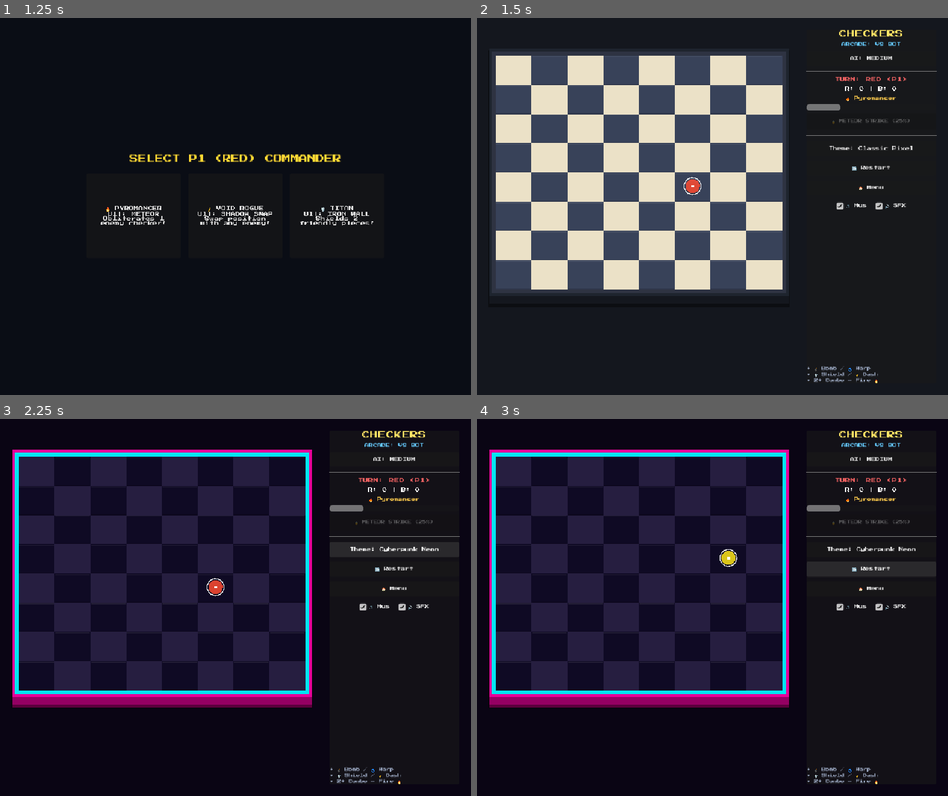
Above: before the commit, frames 1-4 (two rows, left to right).
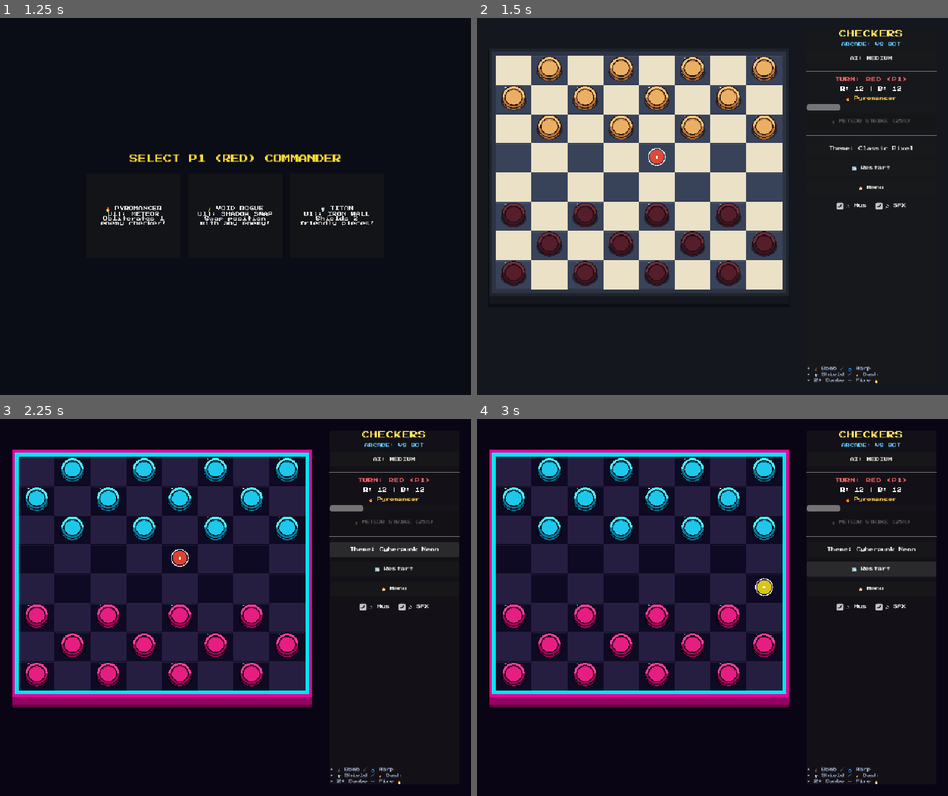
Above: after the commit, the same moments.

Repository: sylasjr/arcade-battle-checkers
Game: Godot game, scene res://scenes/Main.tscn
The game is run twice, just before and just after one commit, with the same random seed, the same clock (stepped at 60 frames per second) and the same inputs.
Inputs:
- Up to frame 1 (1.25 s): click "⚔️ VS BOT (Arcade)" at 0.5 s
- Up to frame 2 (1.5 s): click "🔥 PYROMANCER Ult: METEOR Obli…" at 1.25 s
- Up to frame 3 (2.25 s): click "Theme: Classic Pixel" at 2 s
- Up to frame 4 (3 s): click "🔄 Restart" at 2.75 s

Frame 1 is identical in both runs. In frame 2, 7.1% of the frame differs, in the area x 5-90%, y 10-72%; in frame 3, 5.0%; in frame 4, 5.0%.
Error before the commit: Parse Error: The function signature doesn't match the parent. Parent signature is "draw_ellipse(Vector2, float, float, Color, bool = <default>, float = <defaul…

Commit message:
fix: rename draw_ellipse to avoid conflict with Godot 4.x CanvasItem built-in

Diff:
--- a/scripts/Piece.gd
+++ b/scripts/Piece.gd
@@ -212,16 +212,16 @@
 
 	# Semi-orthogonal 3D Ground Shadow (compressed ellipse underneath)
 	var shadow_offset = Vector2(0, 8) if is_moving else Vector2(0, 4)
-	draw_ellipse(shadow_offset, half_s * 0.95, half_s * 0.65, Color(0, 0, 0, 0.38))
+	_draw_custom_ellipse(shadow_offset, half_s * 0.95, half_s * 0.65, Color(0, 0, 0, 0.38))
 
 	# Fire aura ring
 	if is_on_fire:
-		draw_ellipse(Vector2.ZERO, half_s * 1.2, half_s * 0.9, Color(1.0, 0.6, 0.1, 0.4))
+		_draw_custom_ellipse(Vector2.ZERO, half_s * 1.2, half_s * 0.9, Color(1.0, 0.6, 0.1, 0.4))
 		draw_arc(Vector2.ZERO, half_s * 1.25, 0, TAU, 16, Color(1.0, 0.85, 0.2, 0.7), 2.5)
 
 	# Shield Energy Dome
 	if has_shield:
-		draw_ellipse(Vector2.ZERO, half_s * 1.25, half_s * 0.95, Color(0.1, 0.85, 1.0, 0.35))
+		_draw_custom_ellipse(Vector2.ZERO, half_s * 1.25, half_s * 0.95, Color(0.1, 0.85, 1.0, 0.35))
 		draw_arc(Vector2.ZERO, half_s * 1.3, 0, TAU, 24, Color(0.4, 0.95, 1.0, 0.9), 3.0)
 
 	# Lightning Aura
@@ -254,7 +254,7 @@
 		draw_rect(Rect2(-2, -17, 4, 4), Color.WHITE)
 		draw_rect(Rect2(11, -13, 4, 4), Color.WHITE)
 
-func draw_ellipse(center: Vector2, rx: float, ry: float, col: Color) -> void:
+func _draw_custom_ellipse(center: Vector2, rx: float, ry: float, col: Color) -> void:
 	var pts = PackedVector2Array()
 	var num_pts = 20
 	for i in range(num_pts):
